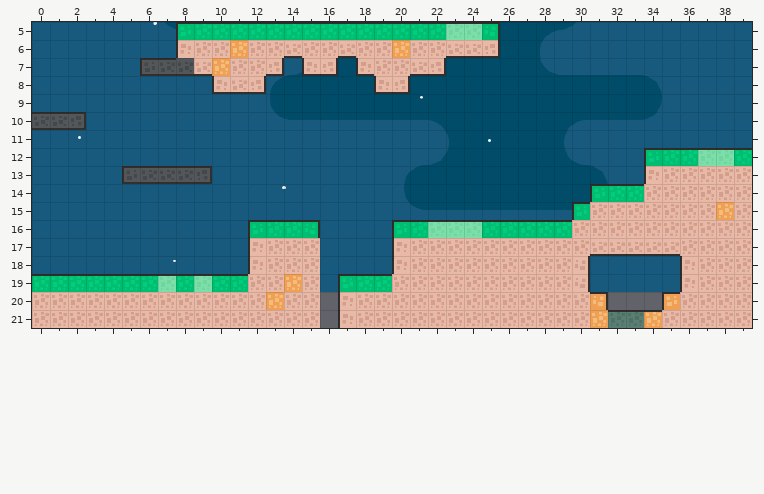
An edit to a level. Tiled map (JSON), js/maps/map2.json. Above: the version before the commit.
Cells are 20x20 px. Shown: x 0..39, y 5..21.
After:
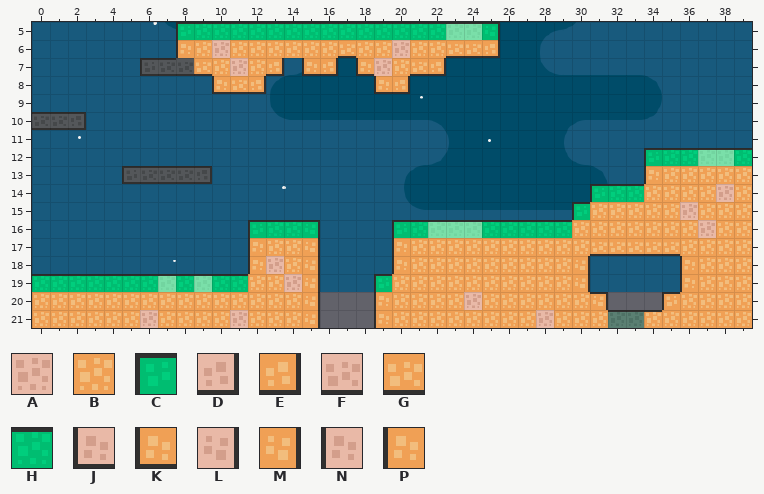
Key: from "tiles": A 47, B 48, C 62, D 73, E 74, F 86, G 87, H 101, J 125, K 126, L 138, M 139, N 151, P 152.
_ is an empty cell.
The edit:
Layer "platforms":
y 6: x 8..9 NA -> PB; x 12..25 AAFAAFAABAAFFD -> BBBBBGBBABBGGE
y 7: x 9 F -> G; x 12..13 AD -> BE; x 15..16 JD -> KE; x 18 J -> K; x 20..22 AFD -> BGE
y 8: x 10..12 JFD -> KGE; x 19..20 JD -> KE
y 13: x 34..39 NAAAAA -> PBBBBB
y 14: x 34..37 AAAA -> BBBB; x 39 A -> B
y 15: x 31..35 AAAAA -> BBBBB; x 37 A -> B; x 39 A -> B
y 16: x 30..36 AAAAAAA -> BBBBBBB; x 38..39 AA -> BB
y 17: x 12..15 NAAA -> PBBM; x 20..39 NAAAAAAAAAAFFFFFAAAA -> PBBBBBBBBBBGGGGGBBBB
y 18: x 12 N -> P; x 14..15 AA -> BM; x 20..30 NAAAAAAAAAL -> PBBBBBBBBBM; x 36..39 NAAA -> PBBB
y 19: x 12..15 AABA -> BBAM; x 17..30 CHHAAAAAAAAAAL -> __CBBBBBBBBBBM; x 36..39 NAAA -> PBBB
y 20: x 0..12 AAAAAAAAAAAAA -> BBBBBBBBBBBBB; x 14..15 AA -> BM; x 17..23 NAAAAAA -> __PBBBB; x 25..30 AAAAAA -> BBBBBB; x 36..39 AAAA -> BBBB
y 21: x 0..5 AAAAAA -> BBBBBB; x 7..10 AAAA -> BBBB; x 12..15 AAAA -> BBBM; x 17..27 NAAAAAAAAAA -> __PBBBBBBBB; x 29..30 AA -> BB; x 35..39 AAAAA -> BBBBB
